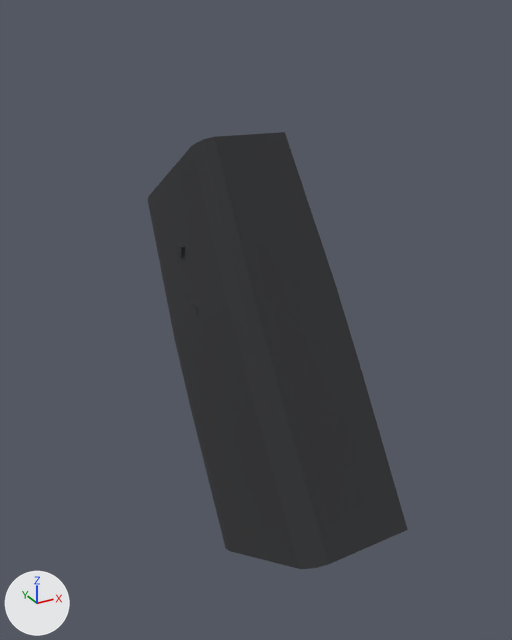
The glTF model assets/models/attachment_sniper_angledgrip.glb: old version first, new version second.
The view is the same before and after, from a 50 mm lens placed at (-0.079, 0.0404, -0.0216), pointed at (-0.0005, 0.1831, -0.0929). The lights are fixed; the arrows at lower left show +X, +Y and +Z. The picture after the commit comes second. Vertices at exactly the same position are counted once.

Names of what the first picture shows: 'attachment_sniper_angledgrip__sniper_angledgrip__sniper_angledgrip__grip'.
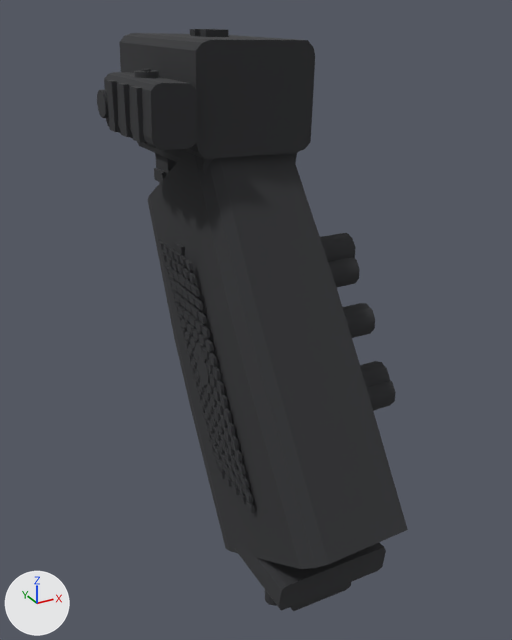
Where the change shows, as pixel boxes [x1, y1, x2, y2] in the pictures (512 x 640 px):
'attachment_sniper_angledgrip__sniper_angledgrip__sniper_angledgrip__grip', reshaped (20% wider, 33% taller)
    before: [148, 132, 408, 569]
    after: [97, 29, 408, 611]
part 1 of me_geometry_260_ds_wpolymer, built on
    after: [97, 29, 396, 611]

Patch to the scene script:
```diff
--- a/assets/models/attachment_sniper_angledgrip.glb.py
+++ b/assets/models/attachment_sniper_angledgrip.glb.py
@@ me_geometry_260_ds_wpolymer @@
 # used by ob_attachment_sniper_angledgrip__sniper_angledgrip__sniper_angledgrip__grip; location = (0.0, 0.0, 0.0)
-me_geometry_260_ds_wpolymer.from_pydata(...)  # 112 vertices, 200 faces; spans x -0.0152..0.0152, y 0.1346..0.2267, z -0.1557..-0.0481
+me_geometry_260_ds_wpolymer.from_pydata(...)  # 5802 vertices, 9120 faces; spans x -0.0277..0.0287, y 0.1346..0.2315, z -0.1574..-0.0262
+# me_geometry_260_ds_wpolymer part 1: 1 vertex removed from x 0.0099, y 0.1979, z -0.1222; 5691 vertices added at x -0.0277..0.0287, y 0.1454..0.2315, z -0.1574..-0.0262
 me_geometry_260_ds_wpolymer.materials.append(mat_ds_wpolymer)
```
